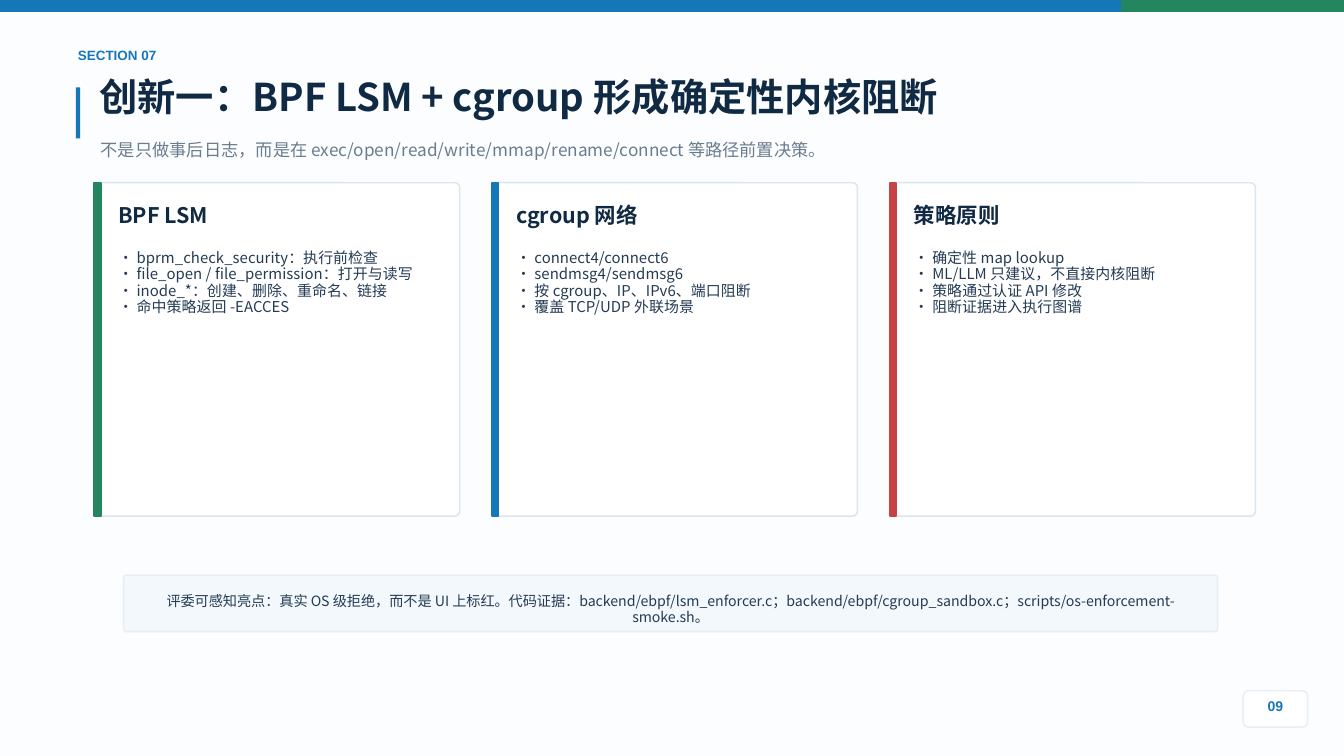
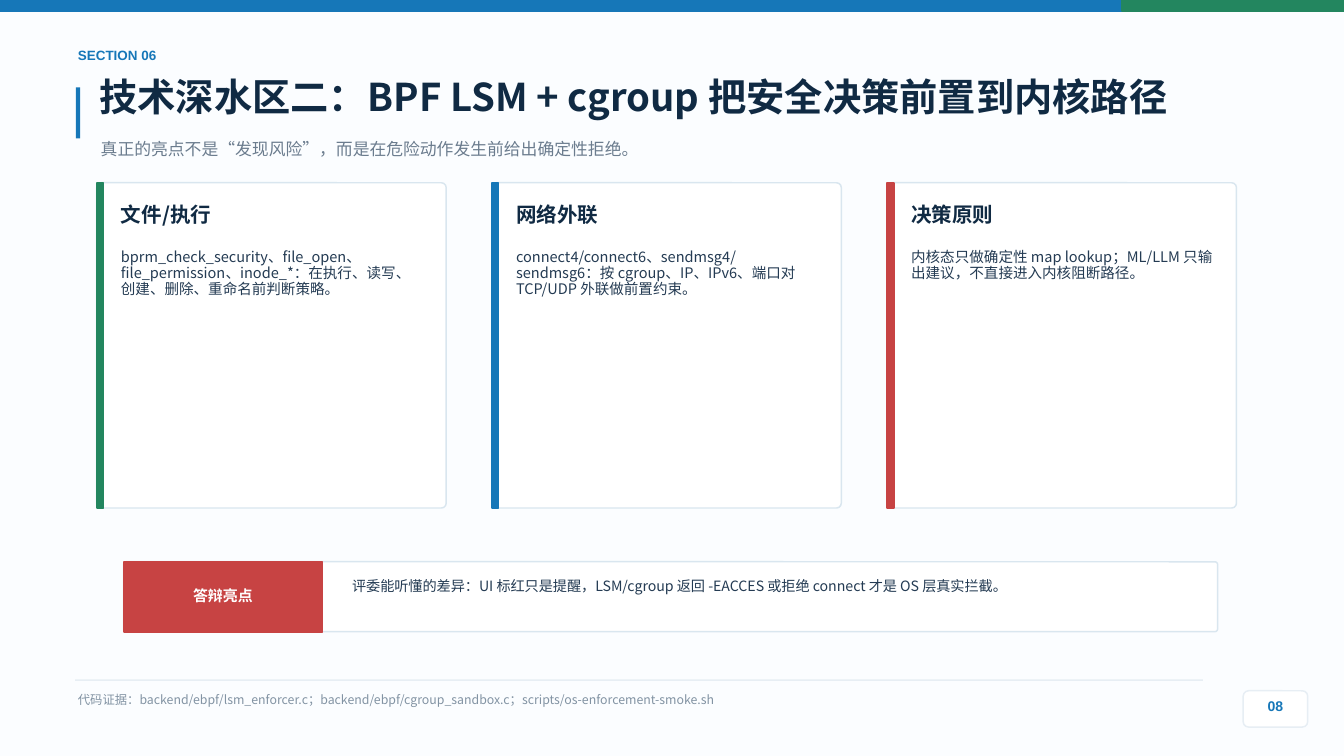
Before and after one commit to stevessr/agent-ebpf-filter, a slide deck: slide 8 of docs/competition/2026-guochuang/output/final/Agent-eBPF-Filter-项目答辩路演PPT-浅色优化版.pptx (slide 9 before the commit). Drawn at 1344x756 pixels with LibreOffice and Linux fonts; fonts in the diff are those of the drawing. Boxes give left, top, right and bottom in pixels: in the first picture for what was removed or moved away, otherwise in the second. Text is boxed around its words. In the diff, an @@ line names an element or a change of style, - is before the commit and + after.

```diff
--- a/docs/competition/2026-guochuang/output/final/Agent-eBPF-Filter-项目答辩路演PPT-浅色优化版.pptx
+++ b/docs/competition/2026-guochuang/output/final/Agent-eBPF-Filter-项目答辩路演PPT-浅色优化版.pptx
@@ text at [78, 50, 156, 60]: text changed @@
-SECTION 07
+SECTION 06
@@ text at [99, 78, 1167, 121]: text changed @@
-创新一：BPF LSM + cgroup 形成确定性内核阻断
+技术深水区二：BPF LSM + cgroup 把安全决策前置到内核路径
@@ text at [101, 141, 639, 157]: text changed; size 9.2 to 9 pt @@
-不是只做事后日志，而是在 exec/open/read/write/mmap/rename/connect 等路径前置决策。
+真正的亮点不是“发现风险”，而是在危险动作发生前给出确定性拒绝。
@@ rectangle: place and size @@
-rectangle at [94, 183, 101, 516]
+rectangle at [97, 183, 103, 508]
@@ rounded rectangle: place and size @@
-rounded rectangle at [94, 183, 460, 516]
+rounded rectangle at [97, 183, 446, 508]
@@ text at [121, 204, 211, 226]: text changed; size 11.5 to 11 pt @@
-BPF LSM
+文件/执行
@@ rectangle: place and size @@
-rectangle at [492, 183, 499, 516]
+rectangle at [492, 183, 499, 508]
@@ rounded rectangle: place and size @@
-rounded rectangle at [492, 183, 857, 516]
+rounded rectangle at [492, 183, 841, 508]
@@ text at [516, 204, 598, 224]: text changed; size 11.5 to 11 pt @@
-cgroup 网络
+网络外联
@@ rectangle: place and size @@
-rectangle at [890, 183, 896, 516]
+rectangle at [887, 183, 894, 508]
@@ rounded rectangle: place and size @@
-rounded rectangle at [890, 183, 1255, 516]
+rounded rectangle at [887, 183, 1236, 508]
@@ text at [911, 204, 993, 224]: text changed; size 11.5 to 11 pt @@
-策略原则
+决策原则
@@ text at [121, 250, 410, 295]: text changed; size 8 to 7.8 pt @@
-• bprm_check_security：执行前检查
-• file_open / file_permission：打开与读写
-• inode_*：创建、删除、重命名、链接
-• 命中策略返回 -EACCES
+bprm_check_security、file_open、file_permission、inode_*：在执行、读写、创建、删除、重命名前判断策略。
@@ text at [516, 250, 796, 297]: text changed; size 8 to 7.8 pt @@
-• connect4/connect6
-• sendmsg4/sendmsg6
-• 按 cgroup、IP、IPv6、端口阻断
-• 覆盖 TCP/UDP 外联场景
+connect4/connect6、sendmsg4/sendmsg6：按 cgroup、IP、IPv6、端口对 TCP/UDP 外联做前置约束。
@@ text at [911, 249, 1212, 280]: text changed; size 8 to 7.8 pt @@
-• 确定性 map lookup
-• ML/LLM 只建议，不直接内核阻断
-• 策略通过认证 API 修改
-• 阻断证据进入执行图谱
+内核态只做确定性 map lookup；ML/LLM 只输出建议，不直接进入内核阻断路径。
@@ rounded rectangle: place and size @@
-rounded rectangle at [124, 575, 1218, 632]
+rounded rectangle at [124, 562, 1218, 632]
@@ rounded rectangle at [124, 562, 1218, 632]: fill #F3F8FC to #FFFFFF; outline #E7EEF4 0.8 pt to #D9E6EF 0.8 pt; proportions changed @@
@@ rectangle added at [124, 562, 323, 632], fill #C74343, outline #C74343 1 pt @@
@@ text added at [193, 588, 253, 603], 8 pt, text #FFFFFF, bold @@
+答辩亮点
@@ text added at [352, 579, 1007, 595], 7.6 pt, text #243B53 @@
+评委能听懂的差异：UI 标红只是提醒，LSM/cgroup 返回 -EACCES 或拒绝 connect 才是 OS 层真实拦截。
@@ line added from (75, 680) to (1203, 680), #E7EEF4 0.8 pt @@
@@ text at [78, 694, 714, 707]: text changed; size 7.6 to 6.6 pt; text colour #243B53 to #8293A3 @@
-评委可感知亮点：真实 OS 级拒绝，而不是 UI 上标红。代码证据：backend/ebpf/lsm_enforcer.c；backend/ebpf/cgroup_sandbox.c；scripts/os-enforcement-smoke.sh。
+代码证据：backend/ebpf/lsm_enforcer.c；backend/ebpf/cgroup_sandbox.c；scripts/os-enforcement-smoke.sh
```
Also in this commit, not shown: 9 other slides changed, 10 slides added, 8 slides removed, 23 other files.
